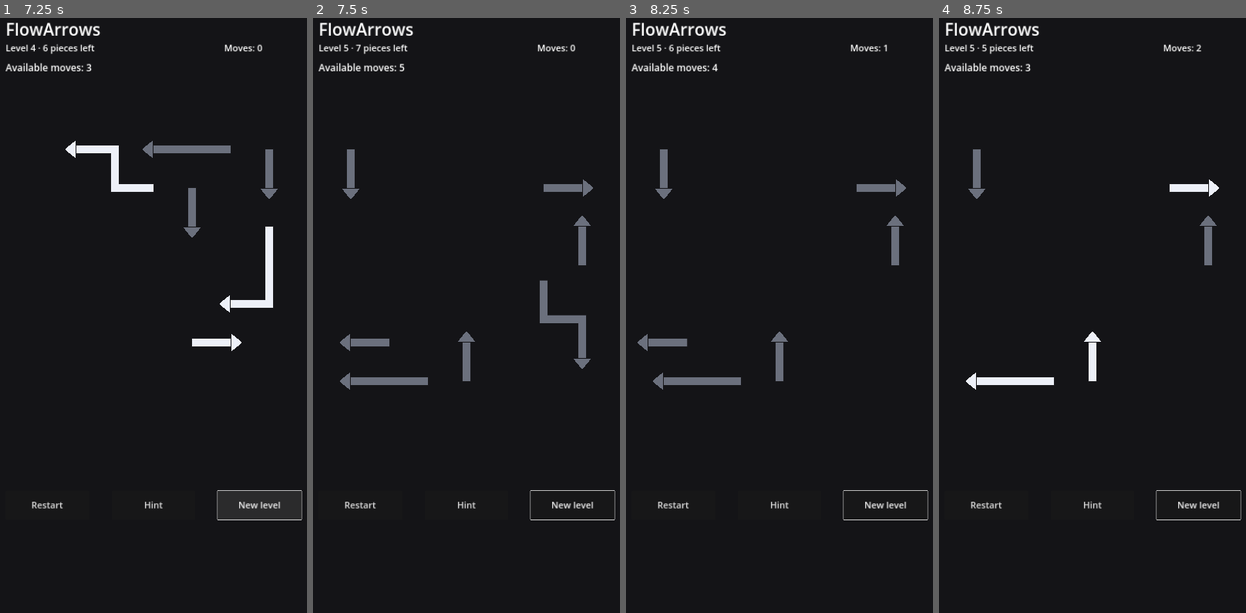
Above: before the commit, frames 1-4 (left to right).
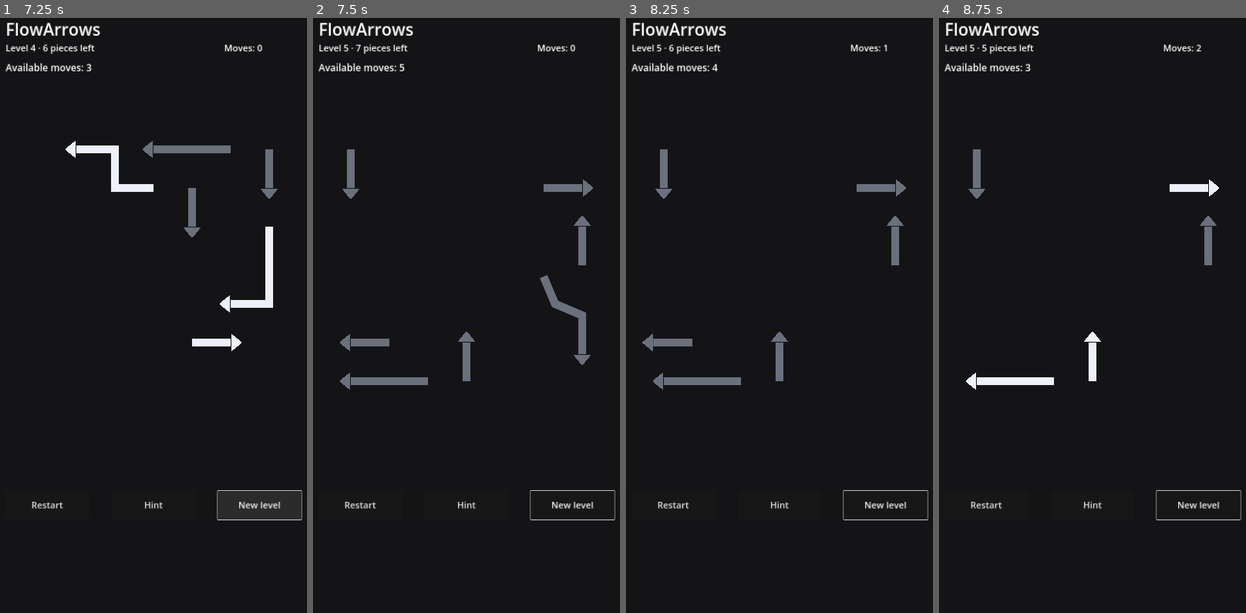
Above: after the commit, the same moments.

Repository: AiRigaLabs01/FlowArrows
Game: Godot game, scene res://src/game/main.tscn
The game is run twice, just before and just after one commit, with the same random seed, the same clock (stepped at 60 frames per second) and the same inputs.
Inputs (mouse positions are in pixels of both pictures, inside the frame that each line leads up to):
- Up to frame 1 (7.25 s): click "Restart" at 0.5 s; click "Restart" at 1.25 s; click "Restart" at 2 s; click "New level" at 2.75 s; click "New level" at 3.5 s; click "Hint" at 4.25 s; click "Hint" at 5 s; click "Hint" at 5.75 s; click "New level" at 6.5 s
- Up to frame 2 (7.5 s): tap Enter at 7.25 s; move the mouse to (543, 273) at 7.27 s; click (543, 273) at 7.42 s
- Up to frame 3 (8.25 s): move the mouse to (708, 333) at 8.02 s; click (708, 333) at 8.17 s
- Up to frame 4 (8.75 s): no input

Frame 1 is identical in both runs. In frame 2, 0.6% of the frame differs, in the area x 73-91%, y 43-59%; in frame 3, less than 0.1%; in frame 4, nothing differs.

Commit message:
Slide arrows out along their own path

Diff:
--- a/src/game/main.gd
+++ b/src/game/main.gd
@@ -7,7 +7,6 @@
 
 const CELL_SIZE := 120.0
 const BOARD_ORIGIN := Vector2(120, 420)
-const EXIT_DISTANCE := 1100.0
 const START_PIECES := 5
 
 var board
@@ -126,13 +125,15 @@
 func _on_piece_pressed(piece_id: String, view) -> void:
 	if input_locked or not board.can_exit(piece_id):
 		return
+	var steps: int = board.exit_steps(piece_id)
+	if steps <= 0:
+		return
 	input_locked = true
 	_set_piece_input_enabled(false)
-	var piece = board.pieces[piece_id]
-	var target: Vector2 = view.position + Vector2(piece.direction) * EXIT_DISTANCE
+	var duration: float = maxf(0.28, float(steps) * 0.085)
 	var tween: Tween = create_tween()
-	tween.set_trans(Tween.TRANS_QUAD).set_ease(Tween.EASE_IN)
-	tween.tween_property(view, "position", target, 0.32)
+	tween.set_trans(Tween.TRANS_SINE).set_ease(Tween.EASE_IN_OUT)
+	tween.tween_property(view, "exit_progress", float(steps), duration)
 	tween.tween_callback(_finish_remove.bind(piece_id, view))
 
 func _finish_remove(piece_id: String, view) -> void:
